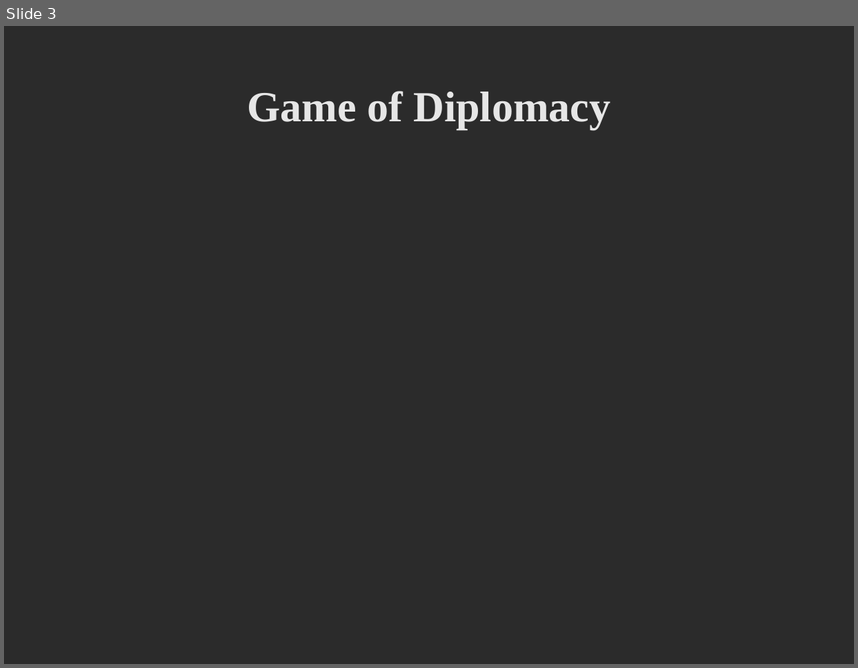
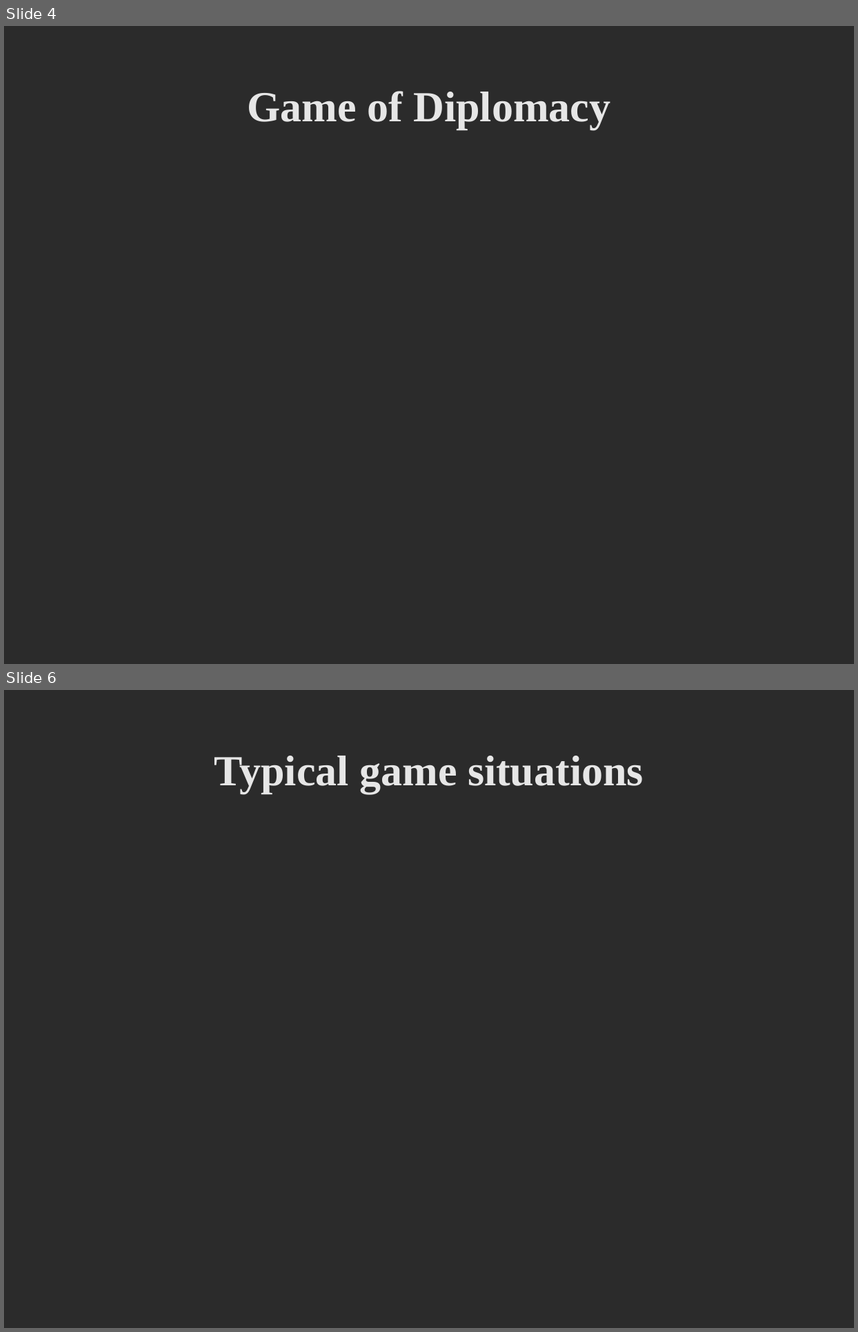
Before and after one commit to deltaluca/flappy, a slide deck: Presentation/ProjectDemonstration.odp. Shown one above the other, each under a label of ours: slide 3 before the commit, slides 4 and 6 after it; the slides between them are not shown. The pictures are 858x668 and 858x1332 pixels, drawn with LibreOffice and Linux fonts; fonts in the diff are those of the drawing; background and template pictures are left out; a plain dark background stands for a picture behind light text. Boxes give left, top, right and bottom in pixels: in the first picture for what was removed or moved away, otherwise in the second. Text is boxed around its words. In the diff, an @@ line names an element or a change of style, - is before the commit and + after.

```diff
--- a/Presentation/ProjectDemonstration.odp
+++ b/Presentation/ProjectDemonstration.odp
@@ slide 6 added at (4,690,854,1328), background picture (left out) @@
@@ title added at (214,756,644,793), 40 pt, text #E6E6E6, bold @@
+Typical game situations
@@ what was slide 3 is now slide 4 @@
```
Also in this commit, not shown: 2 slides changed, 6 other slides added, 1 slide removed, 7 other files.
